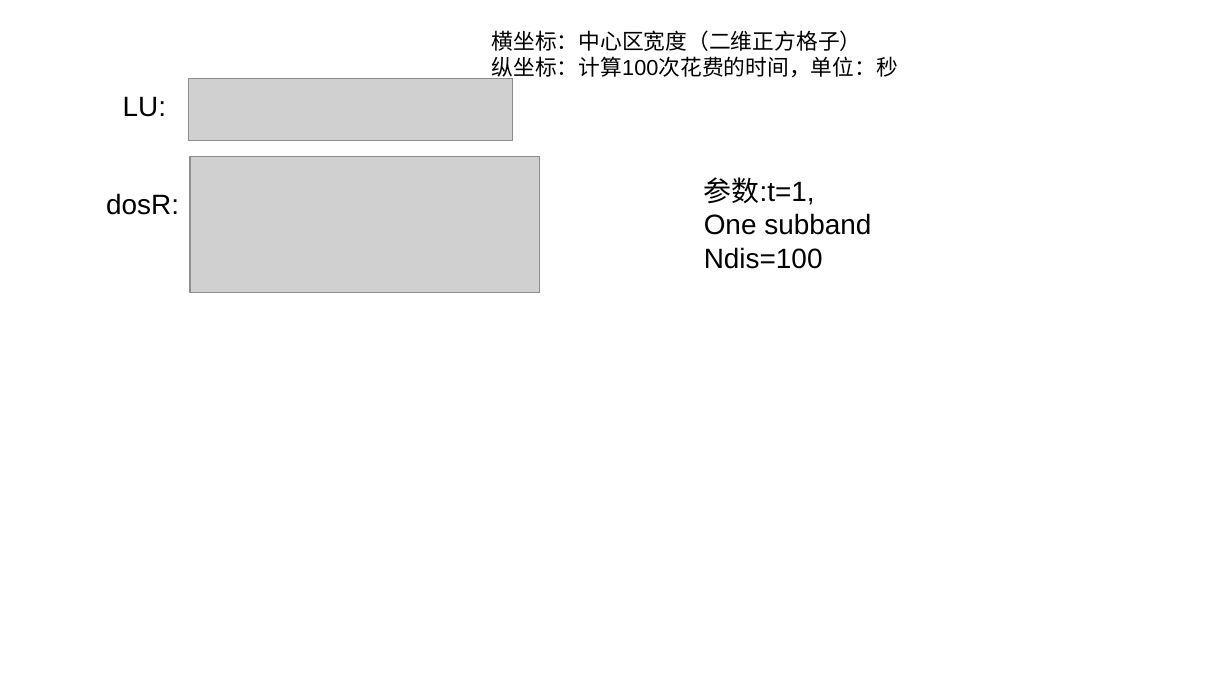
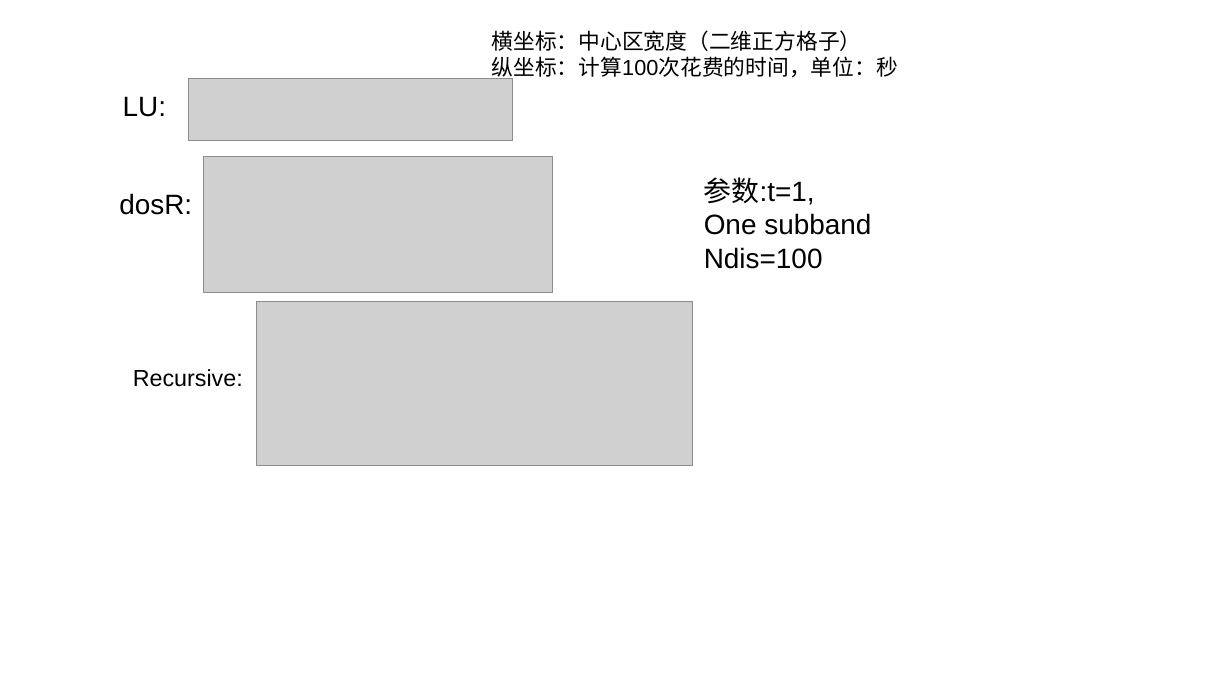
Before and after one commit to GoldenRaven/test_time_consuming_GF, a slide deck: slide 2 of summary12.odp. Drawn at 1232x693 pixels with LibreOffice and Linux fonts; fonts in the diff are those of the drawing; grey boxes stand for pictures; background and template pictures are left out. Boxes give left, top, right and bottom in pixels: in the first picture for what was removed or moved away, otherwise in the second. Text is boxed around its words. In the diff, an @@ line names an element or a change of style, - is before the commit and + after.

```diff
--- a/summary12.odp
+++ b/summary12.odp
@@ picture: place and size @@
-picture at bbox=[190, 157, 539, 293]
+picture at bbox=[203, 157, 552, 293]
@@ text "dosR:": place and size @@
-text "dosR:" at bbox=[106, 193, 179, 215]
+text "dosR:" at bbox=[119, 193, 192, 215]
@@ picture added at bbox=[257, 302, 693, 466] @@
@@ text added at bbox=[133, 369, 243, 387], 15 pt, text #000000 @@
+Recursive:
```
Also in this commit, not shown: 2 other files.
